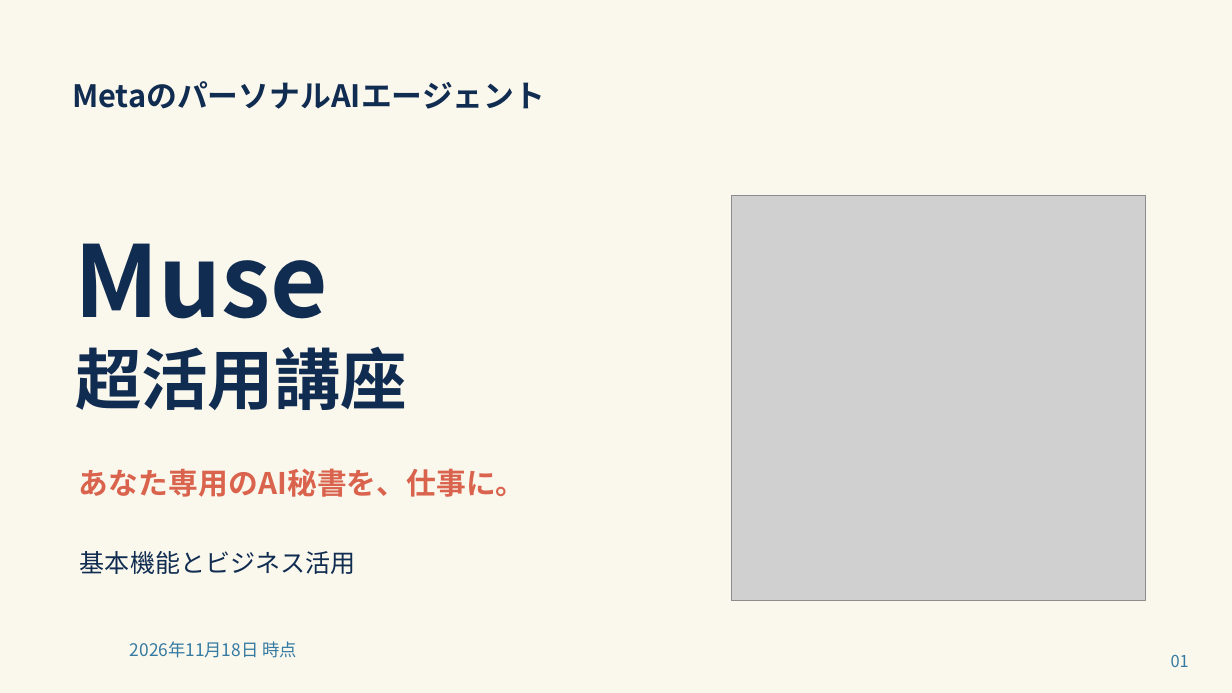
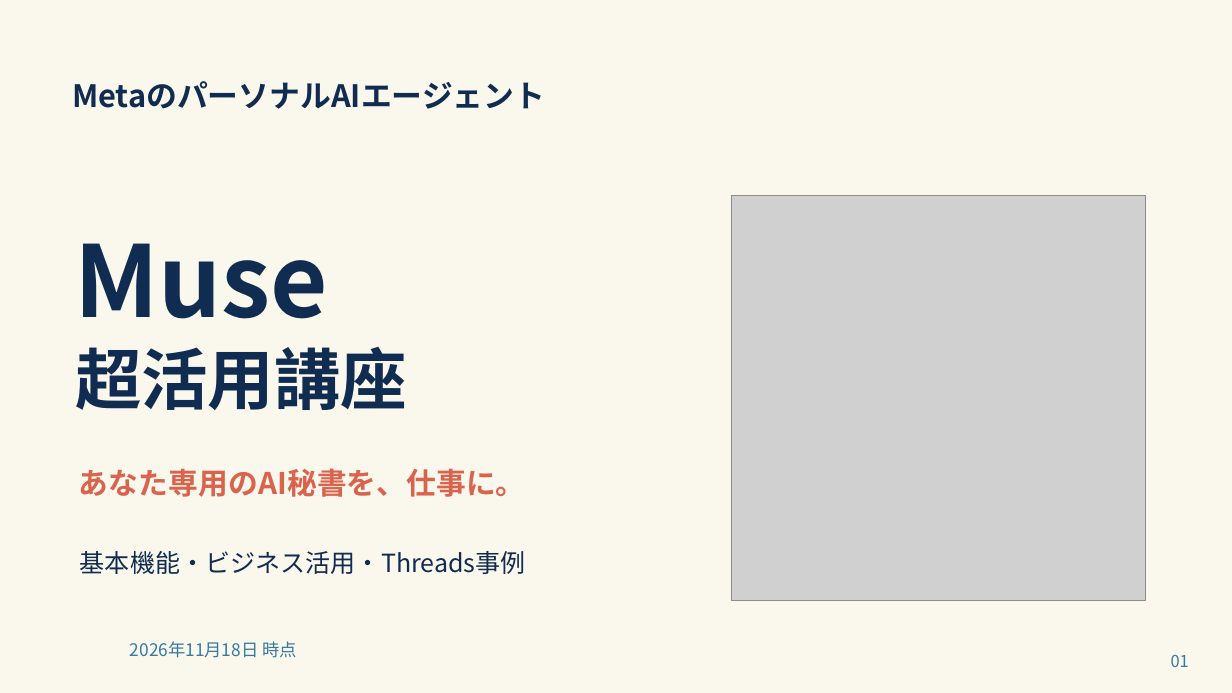
Before and after one commit to lc100068-cmd/muse-AiSeminar, a slide deck: slide 1 of slides/muse-ai-seminar.pptx. Drawn at 1232x693 pixels with LibreOffice and Linux fonts; fonts in the diff are those of the drawing; grey boxes stand for pictures; background and template pictures are left out. Boxes give left, top, right and bottom in pixels: in the first picture for what was removed or moved away, otherwise in the second. Text is boxed around its words. In the diff, an @@ line names an element or a change of style, - is before the commit and + after.

```diff
--- a/slides/muse-ai-seminar.pptx
+++ b/slides/muse-ai-seminar.pptx
@@ text at bbox=[80, 551, 526, 574]: text changed @@
-基本機能とビジネス活用
+基本機能・ビジネス活用・Threads事例
```
Also in this commit, not shown: 6 other slides changed, 5 slides added, 28 other files.
